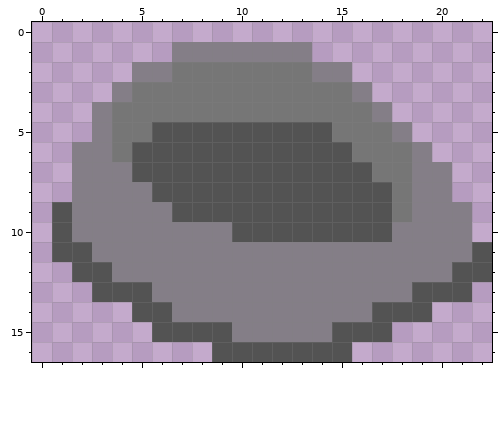
Pixel-art sprite -- Assets/Sprites/EmptyFoodBowl.png. The first picture shows the starting point.
The file is 23x17 pixels.
After the commit:
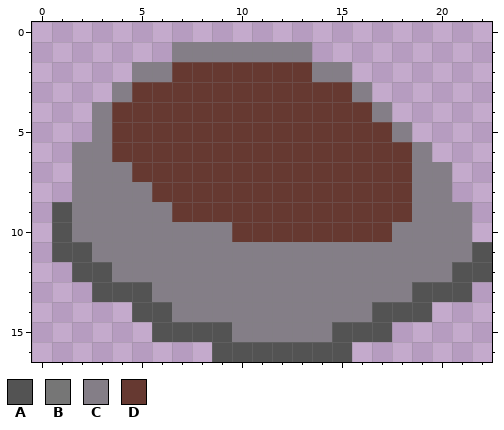
Palette (. is transparent): A #535353  B #767676  C #847e87  D #663931
Changes in this commit:
@@ x 0..22 @@
  1 .......CCCCCCC.........
- 2 .....CCBBBBBBBCC.......
- 3 ....CBBBBBBBBBBBC......
- 4 ...CBBBBBBBBBBBBBC.....
- 5 ...CBBAAAAAAAAABBBC....
- 6 ..CCBAAAAAAAAAAABBBC...
- 7 ..CCCAAAAAAAAAAAABBCC..
- 8 ..CCCCAAAAAAAAAAAABCC..
- 9 .ACCCCCAAAAAAAAAAABCCC.
-10 .ACCCCCCCCAAAAAAAACCCC.
+ 2 .....CCDDDDDDDCC.......
+ 3 ....CDDDDDDDDDDDC......
+ 4 ...CDDDDDDDDDDDDDC.....
+ 5 ...CDDDDDDDDDDDDDDC....
+ 6 ..CCDDDDDDDDDDDDDDDC...
+ 7 ..CCCDDDDDDDDDDDDDDCC..
+ 8 ..CCCCDDDDDDDDDDDDDCC..
+ 9 .ACCCCCDDDDDDDDDDDDCCC.
+10 .ACCCCCCCCDDDDDDDDCCCC.
 11 .AACCCCCCCCCCCCCCCCCCCA
Pixel boxes of the changes (left, top, right, bottom) in both pictures:
changed: (112, 62, 412, 242)
